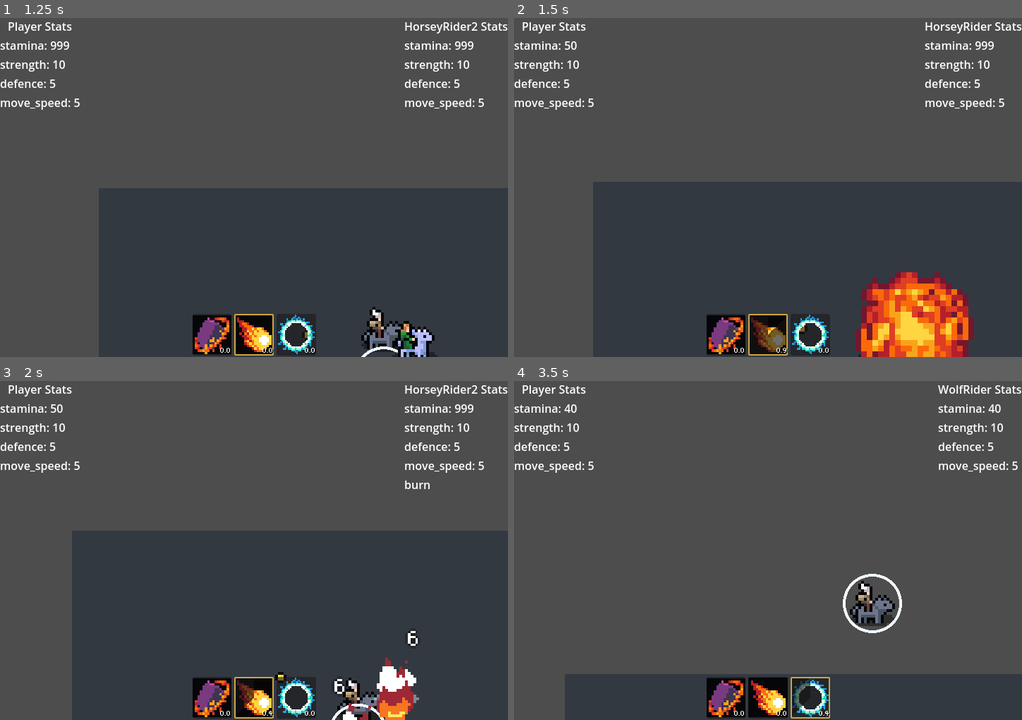
Above: before the commit, frames 1-4 (two rows, left to right).
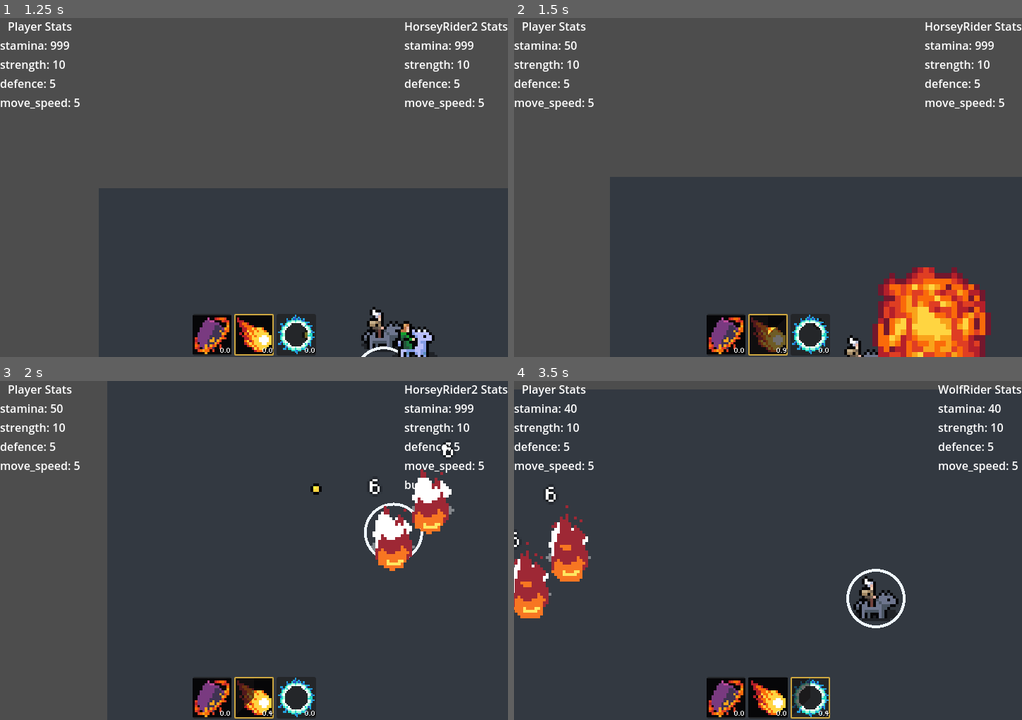
Above: after the commit, the same moments.

Repository: Snayff/not_quite_paradise4
Game: Godot game, scene res://world.tscn
Two runs of this game, one before a commit and one after it. Both use one fixed random seed, a clock stepped at 60 frames per second and the inputs below. The engine's default icon, where the game draws it, is replaced by a stand-in: a white triangle on a blue panel in a dark square.
Inputs:
- Up to frame 1 (1.25 s): hold D (move_right) from 0.53 s (still down); tap Tab (next_active) at 0.6 s
- Up to frame 2 (1.5 s): release D (move_right) at 1.28 s; hold S (move_down) from 1.28 s (still down); tap Space (use_active) at 1.35 s
- Up to frame 3 (2 s): keep holding S (move_down)
- Up to frame 4 (3.5 s): release S (move_down) at 2.03 s; hold D (move_right) 2.03-2.78 s; tap Tab (next_active) at 2.1 s; hold W (move_up) from 2.78 s (still down); tap Space (use_active) at 2.85 s

Frame 1 is identical in both runs. In frame 2, 8.2% of the frame differs, in the area x 15-100%, y 46-100%; in frame 3, 41%; in frame 4, 84%, in the area x 0-100%, y 2-100%.

Commit message:
added ability to create projectiles from factory

Diff:
--- /dev/null
+++ b/data/sprite_frames/fireball.tres
@@ -0,0 +1,14 @@
+[gd_resource type="SpriteFrames" load_steps=2 format=3 uid="uid://djigax7vx41gm"]
+
+[ext_resource type="Texture2D" uid="uid://sndx4f18hm41" path="res://assets/projectiles/fireball.png" id="1_wmtsm"]
+
+[resource]
+animations = [{
+"frames": [{
+"duration": 1.0,
+"texture": ExtResource("1_wmtsm")
+}],
+"loop": true,
+"name": &"default",
+"speed": 5.0
+}]
--- a/scenes/abcs/abc_projectile.gd
+++ b/scenes/abcs/abc_projectile.gd
@@ -11,7 +11,7 @@
 
 
 #region ON READY (for direct children only)
-@onready var _hitbox: HitboxComponent = %HitboxComponent
+@onready var _hitbox: HitboxComponent = $HitboxComponent
 @onready var _sprite: AnimatedSprite2D = $AnimatedSprite2D
 
 
@@ -41,8 +41,6 @@
 var _team: Constants.TEAM
 ## who the projectile can hit
 var _valid_hit_option: Constants.TARGET_OPTION
-## the animation for the projectile
-var _sprite_frames: SpriteFrames
 ## the max number of valid bodies that can be hit
 var _max_bodies_can_hit: int
 #endregion
@@ -62,6 +60,7 @@
 	_has_run_ready = true
 
 func setup(data: DataProjectile) -> void:
+	print("proj setup")
 	if not _has_run_ready:
 		push_error("ABCProjectile: setup() called before _ready. ")
 
@@ -97,6 +96,7 @@
 ## on hit functionality
 ##
 ## @virtual
+@warning_ignore("unused_parameter")  # virtual, so obv not used
 func _on_hit(hurtbox: HurtboxComponent) -> void:
 	push_error(
 		"ABCProjectile: `_on_hit` called directly, but is virtual. Must be overriden by child."
--- a/scenes/abcs/abc_projectile.tscn
+++ b/scenes/abcs/abc_projectile.tscn
@@ -16,6 +16,7 @@
 shape = SubResource("CircleShape2D_0j716")
 
 [node name="HitboxComponent" type="Area2D" parent="."]
+monitorable = false
 script = ExtResource("2_v8dwh")
 
 [node name="CollisionShape2D" type="CollisionShape2D" parent="HitboxComponent"]
--- a/scenes/abcs/combat_active.gd
+++ b/scenes/abcs/combat_active.gd
@@ -143,7 +143,10 @@
 
 	if _delivery_method == Constants.EFFECT_DELIVERY_METHOD.projectile:
 		if _cast_position is Marker2D:
-			_create_projectile()
+			# _create_projectile()
+			var projectile: ProjectileThrowable = _create_projectile_new()
+			projectile.set_target_actor(target_actor)
+			projectile.activate()
 			_restart_cooldown()
 		else:
 			push_error("CombatActive: `_cast_position` not defined.")
@@ -179,6 +182,12 @@
 	projectile.setup(_travel_range, _allegiance.team, _valid_effect_option, target_actor, target_position)
 	projectile.hit_valid_target.connect(_effect_chain.on_hit)
 
+	return projectile
+
+func _create_projectile_new() -> ABCProjectile:
+	var projectile: ABCProjectile = Factory.create_projectile("fireball", _allegiance.team)
+	projectile.hit_valid_target.connect(_effect_chain.on_hit)
+	projectile.global_position = _cast_position.global_position
 	return projectile
 
 ## creates an orbital projectile in the _orbiter component.
--- a/scenes/templates/projectile_throwable.gd
+++ b/scenes/templates/projectile_throwable.gd
@@ -57,8 +57,15 @@
 	_set_travel_range(data.travel_range)
 
 func activate() -> void:
+	assert(
+		_target_actor is CombatActor,
+		"ProjectileThrowable: `_target_actor` is missing. Did you call `set_target_actor`
+		before activate? "
+	)
+
 	_set_collision_disabled(false)
 	_set_hitbox_disabled(false)
+	_sprite.play()
 
 func _on_hit(hurtbox: HurtboxComponent) -> void:
 	if !Utility.target_is_valid(_valid_hit_option, _hitbox.originator, hurtbox.root, _target_actor):
@@ -81,11 +88,11 @@
 		_death_trigger.activate()
 
 ## update the stamina value of the supply container and the associated max range
-func _set_travel_range(travel_range: float) -> void:
+func _set_travel_range(travel_range_: float) -> void:
 	@warning_ignore("narrowing_conversion")  # happy with reduced precision
-	_supply_container.get_supply(Constants.SUPPLY_TYPE.stamina).set_value(travel_range)
+	_supply_container.get_supply(Constants.SUPPLY_TYPE.stamina).set_value(travel_range_)
 	@warning_ignore("narrowing_conversion")  # happy with reduced precision
-	_supply_container.get_supply(Constants.SUPPLY_TYPE.stamina).max_value = travel_range
+	_supply_container.get_supply(Constants.SUPPLY_TYPE.stamina).max_value = travel_range_
 
 
 
--- a/scripts/singletons/factory.gd
+++ b/scripts/singletons/factory.gd
@@ -26,7 +26,7 @@
 
 	# get specific subclass
 	var projectile: ABCProjectile
-	match data_class["subclass"]:
+	match dict_data["subclass"]:
 		"throwable":
 			# finish setting up data class
 			data_class.define_throwable(
@@ -36,7 +36,9 @@
 
 			# create and setup instance
 			projectile = _PROJECTILE_THROWABLE.instantiate() as ProjectileThrowable
-			projectile.setup(data_class)
+			projectile.ready.connect(projectile.setup.bind(data_class), ConnectFlags.CONNECT_ONE_SHOT)
+			# TODO: find a better way to do this. Perhaps a top level projectiles node?
+			get_tree().get_root().add_child(projectile)
 
 		_:
 			push_error("Factory: projectile subclass unknown.")
--- a/scripts/singletons/utility.gd
+++ b/scripts/singletons/utility.gd
@@ -132,6 +132,9 @@
 
 ## load a [SpriteFrames] from disk
 func get_sprite_frame(sprite_frame_name: String) -> SpriteFrames:
-	return load(Constants.PATH_SPRITE_FRAMES.path_join(sprite_frame_name))
+	var sprite_frames: SpriteFrames = load(Constants.PATH_SPRITE_FRAMES.path_join(sprite_frame_name))
+	if sprite_frames is not SpriteFrames:
+		push_error("Utility: sprite_frames (", sprite_frame_name, ") not found.")
+	return sprite_frames
 
 #endregion
Not shown: 2 places in scenes/templates/projectile_throwable.tscn that only renumber resources
